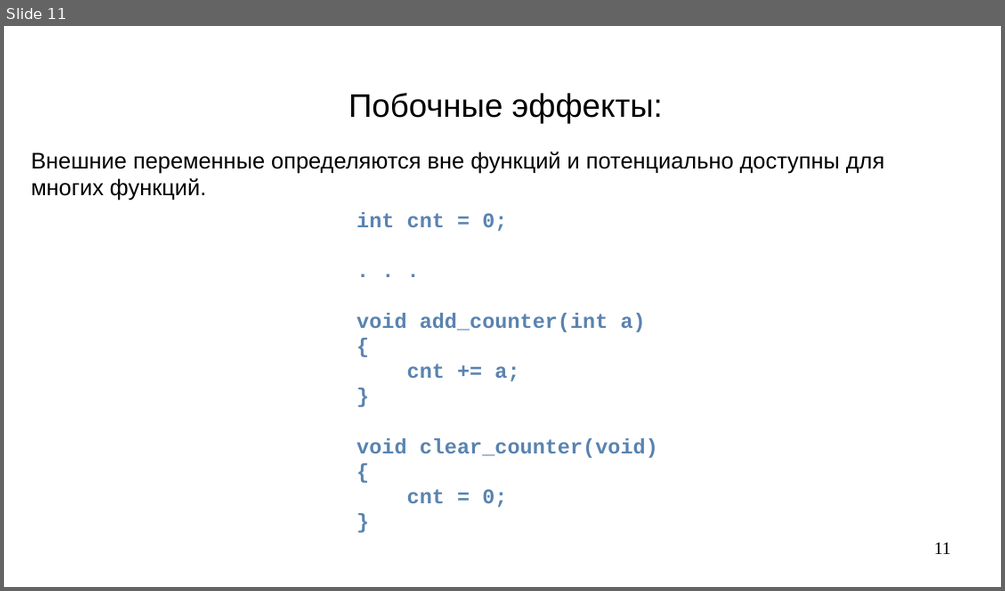
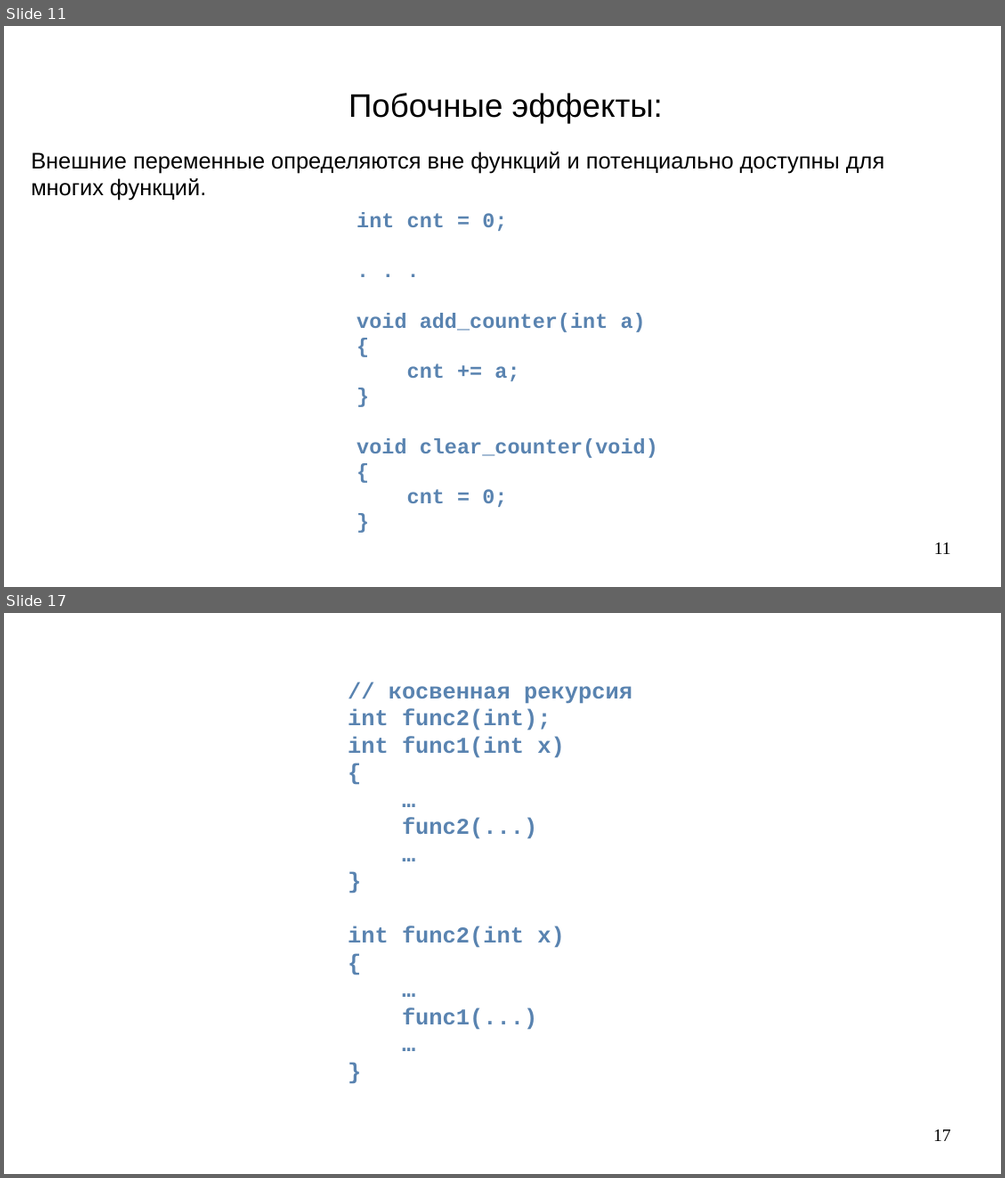
Before and after one commit to steelcraft/stud-lab, a slide deck: Лекции/CBCP01#L4.odp. Shown one above the other, each under a label of ours: slide 11 before the commit, slides 11 and 17 after it; the slides between them are not shown. The pictures are 1005x591 and 1005x1178 pixels, drawn with LibreOffice and Linux fonts; fonts in the diff are those of the drawing. Boxes give left, top, right and bottom in pixels: in the first picture for what was removed or moved away, otherwise in the second. Text is boxed around its words. In the diff, an @@ line names an element or a change of style, - is before the commit and + after.

```diff
--- a/Лекции/CBCP01#L4.odp
+++ b/Лекции/CBCP01#L4.odp
@@ slide 17 added at (4, 613, 1001, 1174), background #FFFFFF @@
@@ text added at (348, 686, 632, 1030), 18 pt, text #5983B0, bold @@
+// косвенная рекурсия
+int func2(int);
+int func1(int x)
+{
+…
+func2(...)
+…
+}
+int func2(int x)
+{
+…
+func1(...)
+…
+}
@@ page number added at (933, 1129, 951, 1141), 14 pt, text #000000 @@
+17
```
Also in this commit, not shown: 6 slides changed, 17 other slides added, 3 slides removed.
